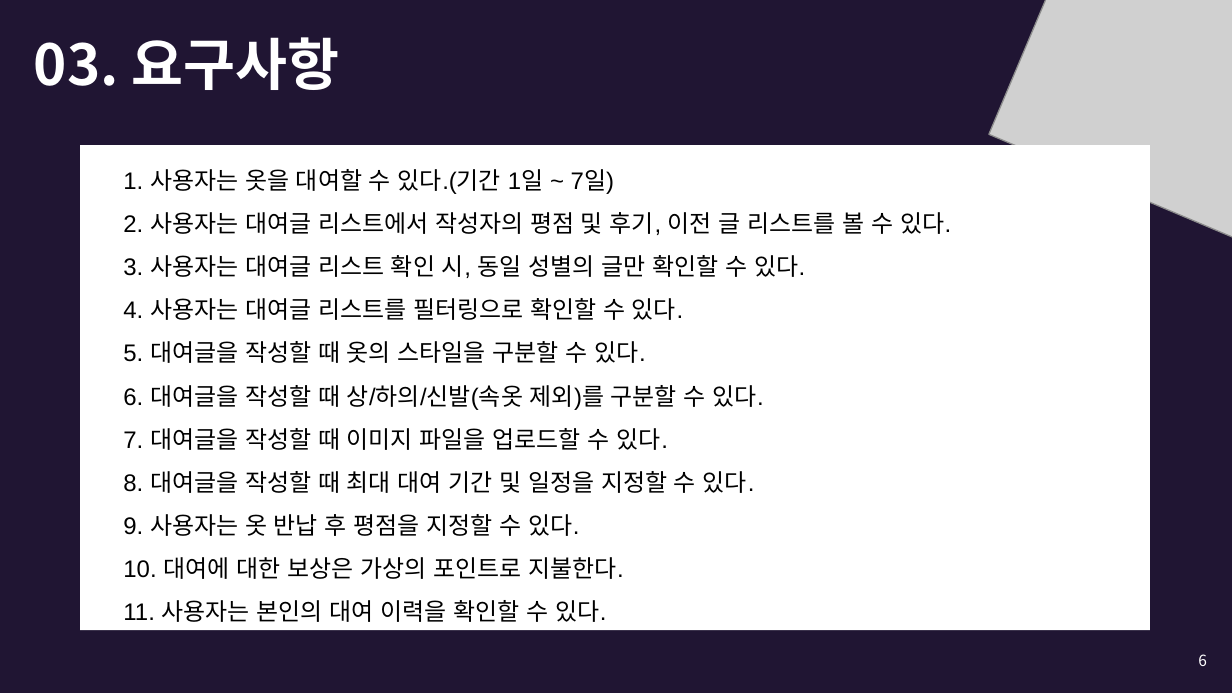
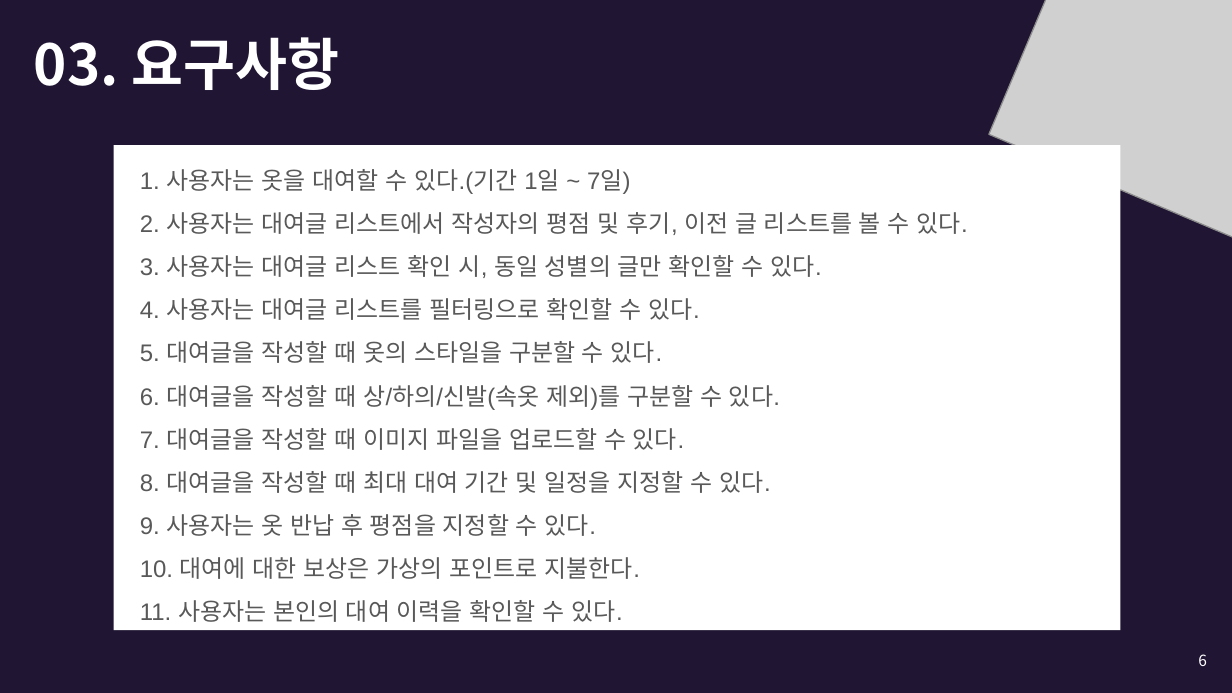
Before and after one commit to wooooooooooooooosung/SSU, a slide deck: slide 6 of doc/입어바라.pptx. Drawn at 1232x693 pixels with LibreOffice and Linux fonts; fonts in the diff are those of the drawing; grey boxes stand for pictures. Boxes give left, top, right and bottom in pixels: in the first picture for what was removed or moved away, otherwise in the second. Text is boxed around its words. In the diff, an @@ line names an element or a change of style, - is before the commit and + after.

```diff
--- a/doc/입어바라.pptx
+++ b/doc/입어바라.pptx
@@ rectangle: place and size @@
-rectangle at <box>80,145,1149,631</box>
+rectangle at <box>113,145,1120,631</box>
@@ text "1. 사용자는 옷을 대여할 수 ...": place and size @@
-text "1. 사용자는 옷을 대여할 수 ..." at <box>123,169,951,622</box>
+text "1. 사용자는 옷을 대여할 수 ..." at <box>140,169,967,622</box>
@@ text "1. 사용자는 옷을 대여할 수 ..." at <box>140,169,967,622</box>: text colour #000000 to #595959 @@
```
Also in this commit, not shown: 2 other slides changed, 2 slides added, 1 slide removed.
